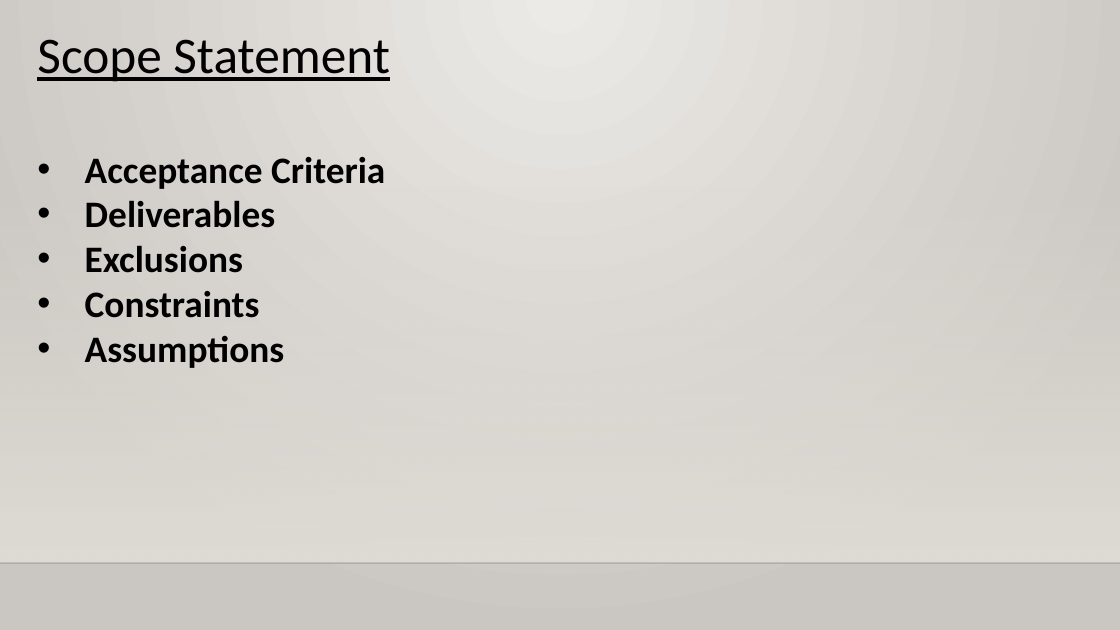
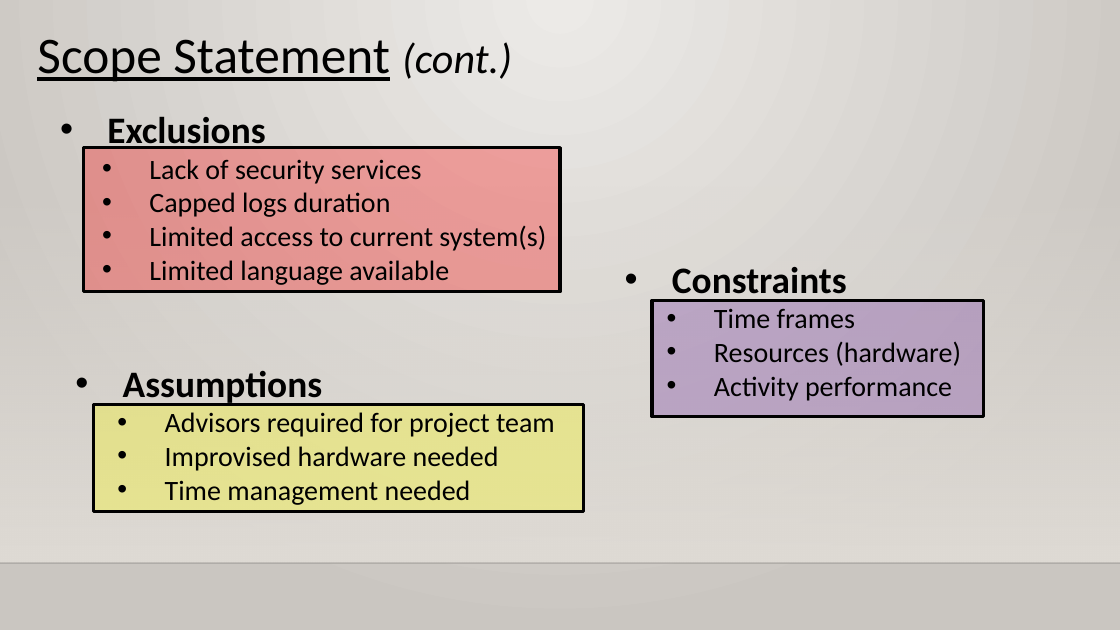
Before and after one commit to XtremisStudio/Project-Management, a slide deck: slide 10 of PRMGT_Presentation_Template.pptx (slide 6 before the commit). Drawn at 1120x630 pixels with LibreOffice and Linux fonts; fonts in the diff are those of the drawing; background and template pictures are left out. Boxes give left, top, right and bottom in pixels: in the first picture for what was removed or moved away, otherwise in the second. Text is boxed around its words. In the diff, an @@ line names an element or a change of style, - is before the commit and + after.

```diff
--- a/PRMGT_Presentation_Template.pptx
+++ b/PRMGT_Presentation_Template.pptx
@@ text at (37,39,512,82): text changed @@
-Scope Statement
+Scope Statement (cont.)
@@ text added at (107,116,546,285), 24 pt, text #000000 @@
+• Exclusions
+  • Lack of security services
+  • Capped logs duration
+  • Limited access to current system(s)
+  • Limited language available
@@ rectangle added at (84,148,560,292), fill #FF0000 at 30% opacity, outline #000000 3 pt @@
@@ text removed at (85,157,385,368) @@
-• Acceptance Criteria
-• Deliverables
-• Exclusions
-• Constraints
-• Assumptions
@@ text added at (672,267,961,401), 24 pt, text #000000 @@
+• Constraints
+  • Time frames
+  • Resources (hardware)
+  • Activity performance
@@ rectangle added at (652,301,984,417), fill #7030A0 at 30% opacity, outline #000000 3 pt @@
@@ text added at (123,371,555,505), 24 pt, text #000000 @@
+• Assumptions
+  • Advisors required for project team
+  • Improvised hardware needed
+  • Time management needed
@@ rectangle added at (93,404,583,511), fill #FFFF00 at 30% opacity, outline #000000 3 pt @@
```
Also in this commit, not shown: 10 other slides changed, 15 slides added, 1 slide removed, 3 other files.
